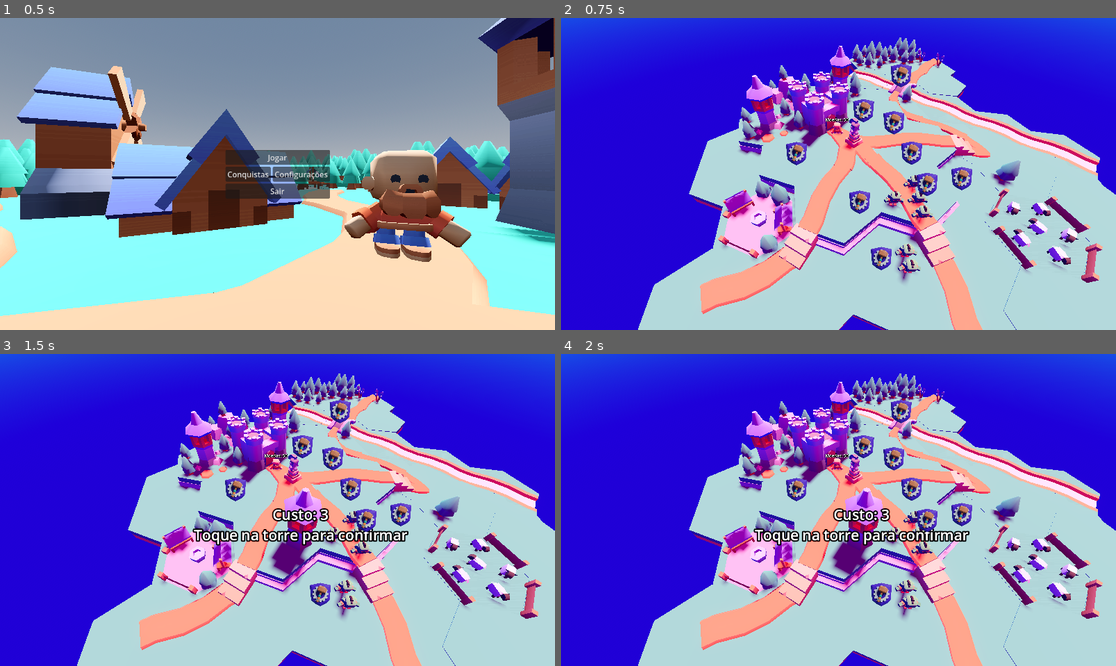
Above: before the commit, frames 1-4 (two rows, left to right).
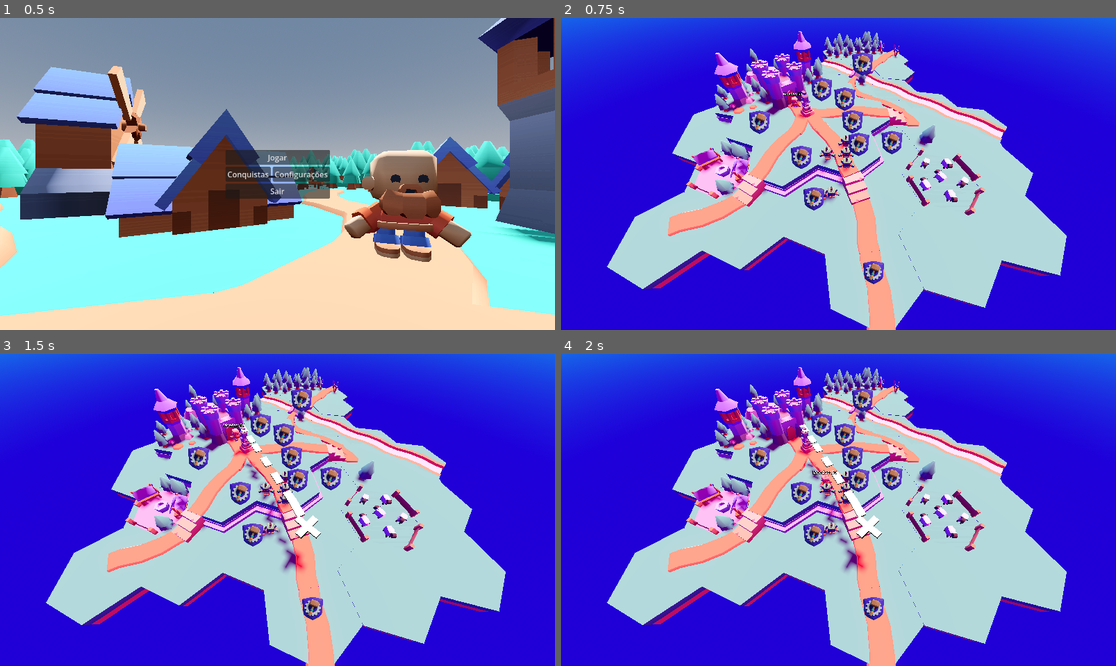
Above: after the commit, the same moments.

Repository: LucasSckenal/pi-4
Game: Godot game, scene res://Cenas Locais/main_menu.tscn
The game is run twice, just before and just after one commit, with the same random seed, the same clock (stepped at 60 frames per second) and the same inputs.
Inputs (mouse positions are in pixels of both pictures, inside the frame that each line leads up to):
- Up to frame 1 (0.5 s): no input
- Up to frame 2 (0.75 s): click "Jogar" at 0.5 s
- Up to frame 3 (1.5 s): click (299, 538) at 1.27 s
- Up to frame 4 (2 s): no input

Frame 1 is identical in both runs. In frame 2, 50% of the frame differs, in the area x 0-100%, y 0-100%; in frame 3, 51%; in frame 4, 51%.

Commit message:
feat: readded navigationmesh and new isometric camera

Diff:
--- a/Cenas Locais/world.tscn
+++ b/Cenas Locais/world.tscn
@@ -70,6 +70,8 @@
 dof_blur_far_distance = 3.75
 
 [sub_resource type="NavigationMesh" id="NavigationMesh_bo7i5"]
+vertices = PackedVector3Array(2.3326988, 0.32415605, -1.4006281, 2.3326988, 0.32415605, -0.4006281, 2.5826988, 0.32415605, -0.4006281, 2.8326988, 0.57415605, -2.650628, 0.8326988, 0.57415605, -0.15062809, 1.0826988, 0.57415605, -0.4006281, 1.0826988, 0.32415605, -1.4006281, 0.8326988, 0.32415605, -1.9006281, 2.3326988, 0.57415605, 0.8493719, 3.3326988, 0.32415605, 0.8493719, 3.8326988, 0.32415605, 0.5993719, -1.4173012, 0.32415605, 0.5993719, -1.4173012, 0.32415605, 1.0993719, -0.9173012, 0.57415605, 1.8493719, -0.16730118, 0.82415605, 1.8493719, 0.33269882, 0.57415605, 0.8493719, 2.3326988, 0.57415605, 1.8493719, -0.16730118, 0.57415605, 2.599372, 2.5826988, 0.32415605, 3.099372, 3.3326988, 0.57415605, 1.5993719, 3.5826988, 0.32415605, 2.849372)
+polygons = [PackedInt32Array(1, 0, 2), PackedInt32Array(2, 0, 3), PackedInt32Array(5, 4, 6), PackedInt32Array(6, 4, 7), PackedInt32Array(6, 7, 0), PackedInt32Array(0, 7, 3), PackedInt32Array(1, 2, 8), PackedInt32Array(8, 2, 9), PackedInt32Array(9, 2, 10), PackedInt32Array(12, 11, 13), PackedInt32Array(13, 11, 14), PackedInt32Array(14, 11, 15), PackedInt32Array(4, 5, 15), PackedInt32Array(15, 5, 8), PackedInt32Array(15, 8, 16), PackedInt32Array(5, 1, 8), PackedInt32Array(14, 15, 17), PackedInt32Array(17, 15, 16), PackedInt32Array(17, 16, 18), PackedInt32Array(9, 10, 19), PackedInt32Array(19, 10, 20), PackedInt32Array(18, 16, 20), PackedInt32Array(20, 16, 19)]
 
 [node name="World 1" type="Node3D" unique_id=1357575747]
 
@@ -92,6 +94,11 @@
 
 [node name="statue2" parent="." unique_id=1887048540 instance=ExtResource("25_bo7i5")]
 transform = Transform3D(0.23151068, 0, 0.19079517, 0, 0.29999998, 0, -0.19079517, 0, 0.23151068, 0.5461067, 0.23651183, 0.64034414)
+
+[node name="Camera3D" type="Camera3D" parent="." unique_id=1307926493]
+transform = Transform3D(1, 0, 0, 0, 0.55313, 0.8330951, 0, -0.8330951, 0.55313, 1.1289392, 2.056217, 3.2325754)
+current = true
+fov = 90.0
 
 [node name="Player" parent="." unique_id=1040113878 instance=ExtResource("25_mc2jv")]
 transform = Transform3D(1, 0, 0, 0, 1, 0, 0, 0, 1, 0.2837014, 0.22617066, 0.40977418)
